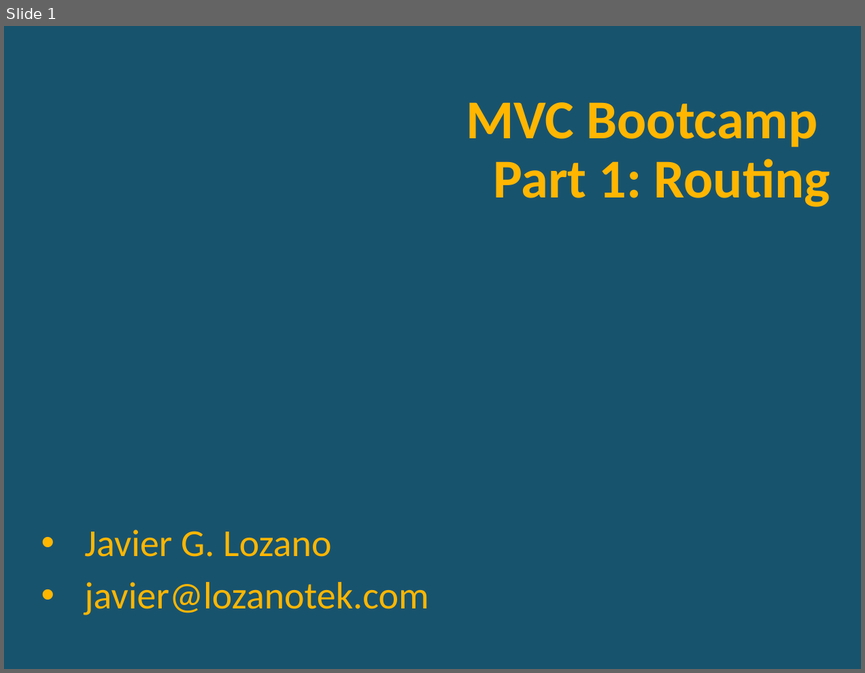
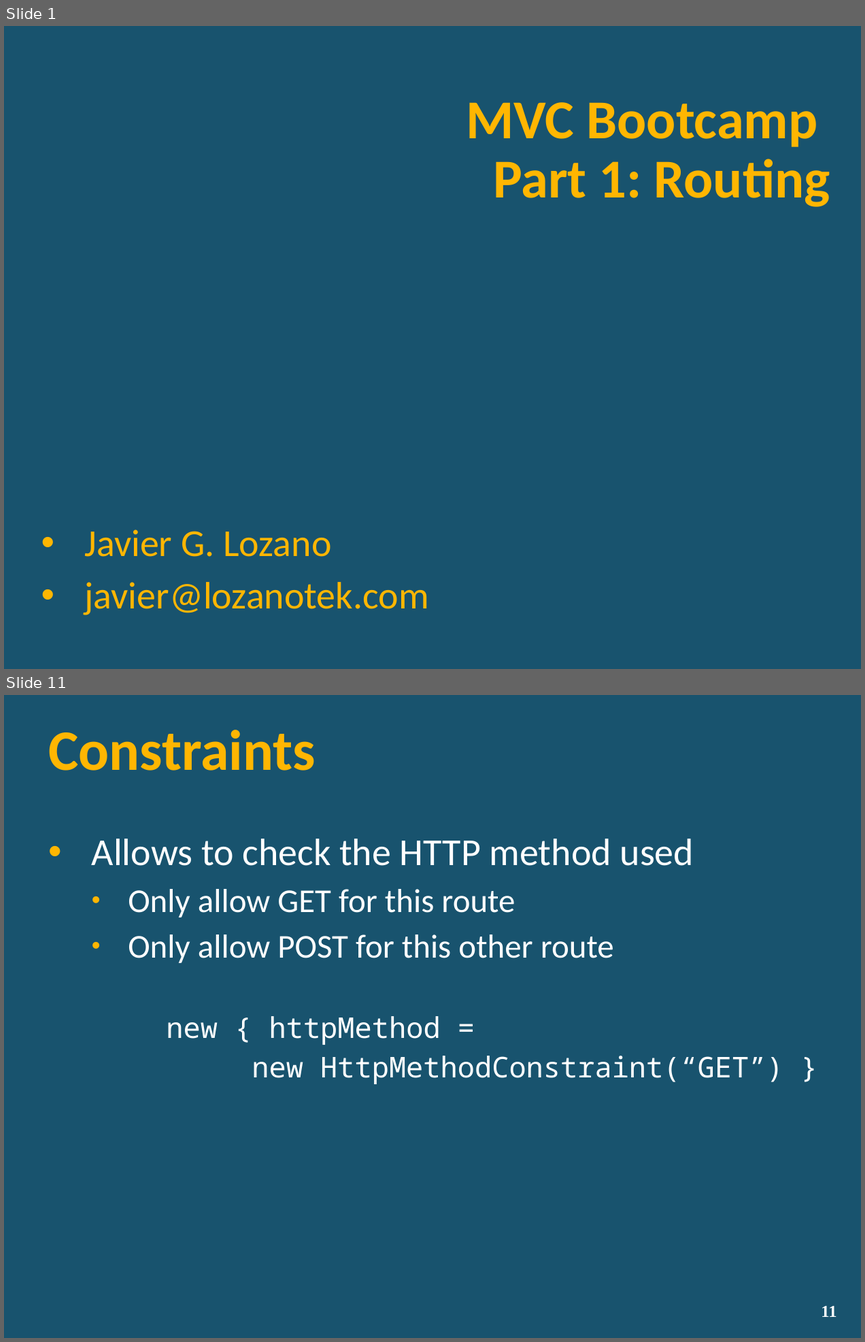
Before and after one commit to lozanotek/MVCBootcamp, a slide deck: slides/part1_routing.pptx. Shown one above the other, each under a label of ours: slide 1 before the commit, slides 1 and 11 after it; the slides between them are not shown. The pictures are 865x673 and 865x1342 pixels, drawn with LibreOffice and Linux fonts; fonts in the diff are those of the drawing; background and template pictures are left out. Boxes give left, top, right and bottom in pixels: in the first picture for what was removed or moved away, otherwise in the second. Text is boxed around its words. In the diff, an @@ line names an element or a change of style, - is before the commit and + after.

```diff
--- a/slides/part1_routing.pptx
+++ b/slides/part1_routing.pptx
@@ slide 11 added at (4, 695, 861, 1338), background picture (left out) @@
@@ title added at (48, 730, 315, 770), 48 pt, text #FFB601, bold @@
+Constraints
@@ text added at (92, 838, 783, 1084), 28 pt, text #FFFFFF @@
+• Allows to check the HTTP method used
+  • Only allow GET for this route
+  • Only allow POST for this other route
+    new { httpMethod =
+    new HttpMethodConstraint(“GET”) }
@@ page number added at (821, 1306, 836, 1317), 14 pt, text #FFFFFF, bold @@
+11
```
Also in this commit, not shown: 12 other slides added, 2 slides removed.
